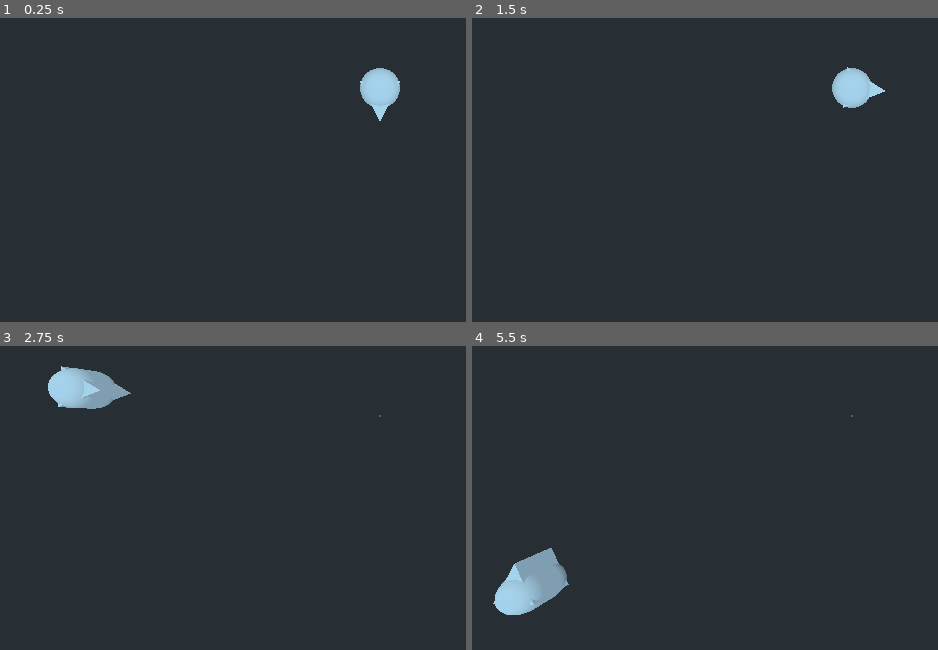
Above: before the commit, frames 1-4 (two rows, left to right).
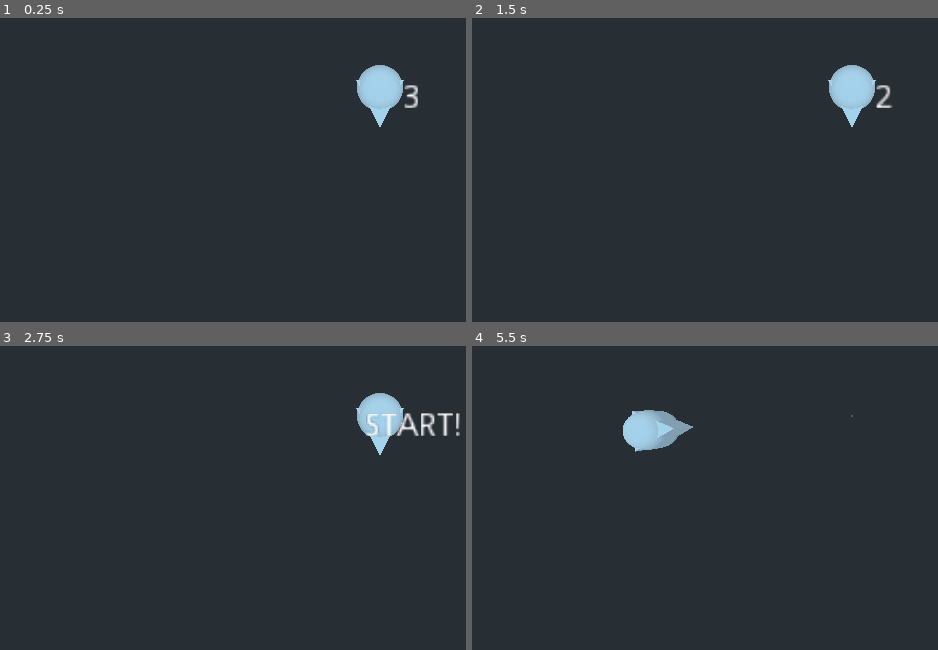
Above: after the commit, the same moments.

Repository: theluckycrab/cock_feathers
Game: Godot game, scene res://map.tscn
Same seed, same stepped clock (60 frames per second), same inputs: the game is played once before the commit and once after it.
Inputs (mouse positions are in pixels of both pictures, inside the frame that each line leads up to):
- Up to frame 1 (0.25 s): no input
- Up to frame 2 (1.5 s): tap Enter at 0.5 s; move the mouse to (outside the picture) at 0.52 s; hold A (A) 0.53-1.28 s; tap D (D) at 0.8, 1.35 s; move the mouse to (691, 112) at 1.27 s
- Up to frame 3 (2.75 s): tap S (S) at 1.55 s; tap Space at 2 s; move the mouse to (outside the picture) at 2.02 s; hold S (S) from 2.03 s (still down); click (outside the picture) at 2.3 s
- Up to frame 4 (5.5 s): move the mouse to (812, 510) at 2.77 s; release S (S) at 2.78 s; click (812, 510) at 2.85 s; tap A (A) at 3.05 s; tap Enter at 3.5 s; move the mouse to (outside the picture) at 3.52 s; hold A (A) 3.53-4.28 s; tap D (D) at 3.8, 4.35 s; move the mouse to (outside the picture) at 4.27 s; tap S (S) at 4.55 s; tap Space at 5 s; move the mouse to (891, 415) at 5.02 s; hold S (S) from 5.03 s (still down); click (891, 415) at 5.3 s

The runs differ from the first frame. In frame 1, 0.5% of the frame differs, in the area x 76-90%, y 15-36%; in frame 2, 0.6%; in frame 3, 3.5%; in frame 4, 3.6%, in the area x 4-48%, y 21-89%.

Commit message:
basic structure

Diff:
--- a/controllable/controllable.gd
+++ b/controllable/controllable.gd
@@ -1,4 +1,5 @@
 extends KinematicBody
+class_name Controllable
 
 var velocity = Vector3.ZERO
 var turn_speed = 0.04
@@ -7,10 +8,6 @@
 var force = Vector3.ZERO
 
 onready var body = $Armature
-
-func _physics_process(_delta):
-	controls()
-	move()
 
 func move():
 	#movement will always be rotated to your facing, force will not
--- /dev/null
+++ b/controllable/player.gd
@@ -0,0 +1,23 @@
+extends Controllable
+
+var active = false
+
+func _ready():
+	var _d = Events.connect("round_start", self, "set_active", [true])
+
+func _physics_process(_delta):
+	if active:
+		_controls()
+		move()
+
+
+func _controls():
+	controls()
+	if Input.is_action_just_pressed("left_click"):
+		shoot_arrow()
+
+func shoot_arrow():
+	pass
+
+func set_active(a):
+	active = a
--- a/controllable/player.tscn
+++ b/controllable/player.tscn
@@ -1,6 +1,6 @@
 [gd_scene load_steps=5 format=2]
 
-[ext_resource path="res://controllable/controllable.gd" type="Script" id=1]
+[ext_resource path="res://controllable/player.gd" type="Script" id=1]
 
 [sub_resource type="CapsuleShape" id=1]
 
--- /dev/null
+++ b/events.gd
@@ -0,0 +1,4 @@
+extends Node
+
+signal round_start
+signal player_hit
--- /dev/null
+++ b/map.gd
@@ -0,0 +1,26 @@
+extends Spatial
+
+var start_delay = 3
+onready var start_timer = $Timer
+
+func _ready():
+	start_timer.connect("timeout", self, "on_start_timer")
+	start_timer.start(start_delay)
+	var _d = Events.connect("player_hit", self, "on_player_hit")
+
+func _physics_process(_delta):
+	if round(start_timer.time_left) == 0:
+		$Label.text = "START!"
+		return
+	$Label.text = round(start_timer.time_left) as String
+
+
+func on_start_timer():
+	$Label.hide()
+	Events.emit_signal("round_start")
+
+func on_player_hit(_p):
+	reset()
+
+func reset():
+	pass
--- a/map.tscn
+++ b/map.tscn
@@ -1,11 +1,13 @@
-[gd_scene load_steps=3 format=2]
+[gd_scene load_steps=4 format=2]
 
 [ext_resource path="res://controllable/player.tscn" type="PackedScene" id=1]
+[ext_resource path="res://map.gd" type="Script" id=2]
 
 [sub_resource type="BoxShape" id=1]
 extents = Vector3( 20.2861, 1, 18.8272 )
 
 [node name="Map" type="Spatial"]
+script = ExtResource( 2 )
 
 [node name="Camera" type="Camera" parent="."]
 transform = Transform( 1, 0, 0, 0, -4.37114e-08, 1, 0, -1, -4.37114e-08, 0, 15, 0 )
@@ -17,3 +19,21 @@
 [node name="CollisionShape" type="CollisionShape" parent="StaticBody"]
 transform = Transform( 1, 0, 0, 0, 1, 0, 0, 0, 1, 0, -4.78517, 0 )
 shape = SubResource( 1 )
+
+[node name="Timer" type="Timer" parent="."]
+wait_time = 8.0
+one_shot = true
+
+[node name="Label" type="Label" parent="."]
+anchor_left = 0.5
+anchor_top = 0.5
+anchor_right = 0.5
+anchor_bottom = 0.5
+margin_left = -20.0
+margin_top = -7.0
+margin_right = 20.0
+margin_bottom = 7.0
+rect_scale = Vector2( 3, 3 )
+text = "10"
+align = 1
+valign = 1
--- a/network.gd
+++ b/network.gd
@@ -1,16 +1,30 @@
 extends Node
 
+var port = 5555
+var ip = "127.0.0.1"
 
-# Declare member variables here. Examples:
-# var a = 2
-# var b = "text"
+var peer = NetworkedMultiplayerENet.new()
 
+func join():
+	get_tree().network_peer = peer
+	peer.connect("connection_failed", self, "on_connection_failed")
+	peer.connect("connection_succeeded", self, "on_connection_succeeded")
+	peer.create_client(ip, 2)
 
-# Called when the node enters the scene tree for the first time.
-func _ready():
-	pass # Replace with function body.
+func host():
+	get_tree().network_peer = peer
+	peer.connect("peer_connected", self, "on_peer_connected")
+	peer.connect("peer_disconnected", self, "on_peer_disconnected")
+	peer.create_server(port, 2)
 
+func on_connection_failed():
+	pass
 
-# Called every frame. 'delta' is the elapsed time since the previous frame.
-#func _process(delta):
-#	pass
+func on_connection_successful():
+	pass
+
+func on_peer_connected(_who):
+	pass
+
+func on_peer_disconnected(_who):
+	pass
--- a/project.godot
+++ b/project.godot
@@ -8,11 +8,26 @@
 
 config_version=4
 
+_global_script_classes=[ {
+"base": "KinematicBody",
+"class": "Controllable",
+"language": "GDScript",
+"path": "res://controllable/controllable.gd"
+} ]
+_global_script_class_icons={
+"Controllable": ""
+}
+
 [application]
 
 config/name="Cock Feathers"
 run/main_scene="res://map.tscn"
 config/icon="res://icon.png"
+
+[autoload]
+
+Events="*res://events.gd"
+Network="*res://network.gd"
 
 [input]
 
@@ -36,6 +51,11 @@
 "events": [ Object(InputEventKey,"resource_local_to_scene":false,"resource_name":"","device":0,"alt":false,"shift":false,"control":false,"meta":false,"command":false,"pressed":false,"scancode":68,"physical_scancode":0,"unicode":0,"echo":false,"script":null)
  ]
 }
+left_click={
+"deadzone": 0.5,
+"events": [ Object(InputEventMouseButton,"resource_local_to_scene":false,"resource_name":"","device":0,"alt":false,"shift":false,"control":false,"meta":false,"command":false,"button_mask":0,"position":Vector2( 0, 0 ),"global_position":Vector2( 0, 0 ),"factor":1.0,"button_index":1,"pressed":false,"doubleclick":false,"script":null)
+ ]
+}
 
 [physics]
 
